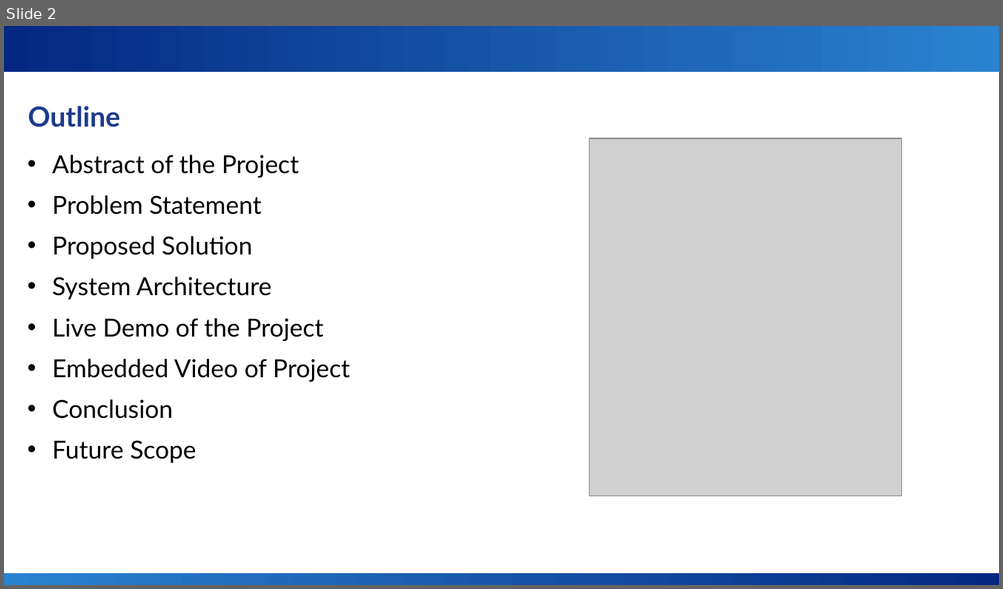
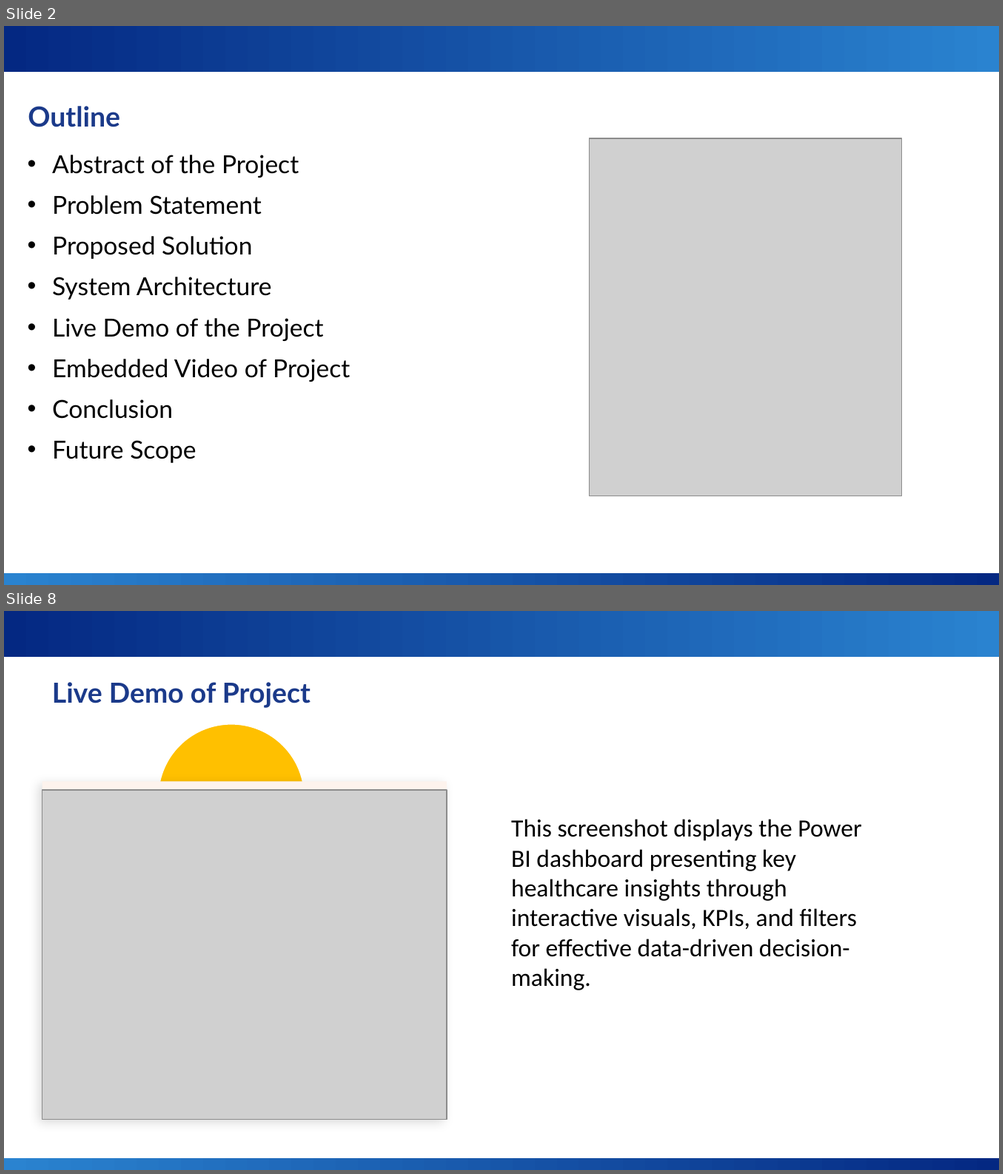
Before and after one commit to SonalGenani/Health-Metrics-Dashboard, a slide deck: health_dashboarrd_ppt.pptx. Shown one above the other, each under a label of ours: slide 2 before the commit, slides 2 and 8 after it; the slides between them are not shown. The pictures are 1003x589 and 1003x1174 pixels, drawn with LibreOffice and Linux fonts; fonts in the diff are those of the drawing; grey boxes stand for pictures; background and template pictures are left out. Boxes give left, top, right and bottom in pixels: in the first picture for what was removed or moved away, otherwise in the second. Text is boxed around its words. In the diff, an @@ line names an element or a change of style, - is before the commit and + after.

```diff
--- a/health_dashboarrd_ppt.pptx
+++ b/health_dashboarrd_ppt.pptx
@@ slide 8 added at [4, 611, 999, 1170], background #FFFFFF; not listed: 2 template elements that a slide beside it also shows @@
@@ text added at [52, 682, 310, 708], 20 pt, text #1B3A8A, bold @@
+Live Demo of Project
@@ ellipse added at [156, 723, 305, 871], fill #FFC000, outline #FFFFFF 3 pt @@
@@ rectangle added at [42, 782, 446, 1120], fill #FDF3ED @@
@@ picture added at [42, 790, 446, 1120] @@
@@ text added at [511, 819, 861, 991], 18 pt, text #000000 @@
+This screenshot displays the Power BI dashboard presenting key healthcare insights through interactive visuals, KPIs, and filters for effective data-driven decision-making.
```
Also in this commit, not shown: 7 slides changed, 1 other slide added.
